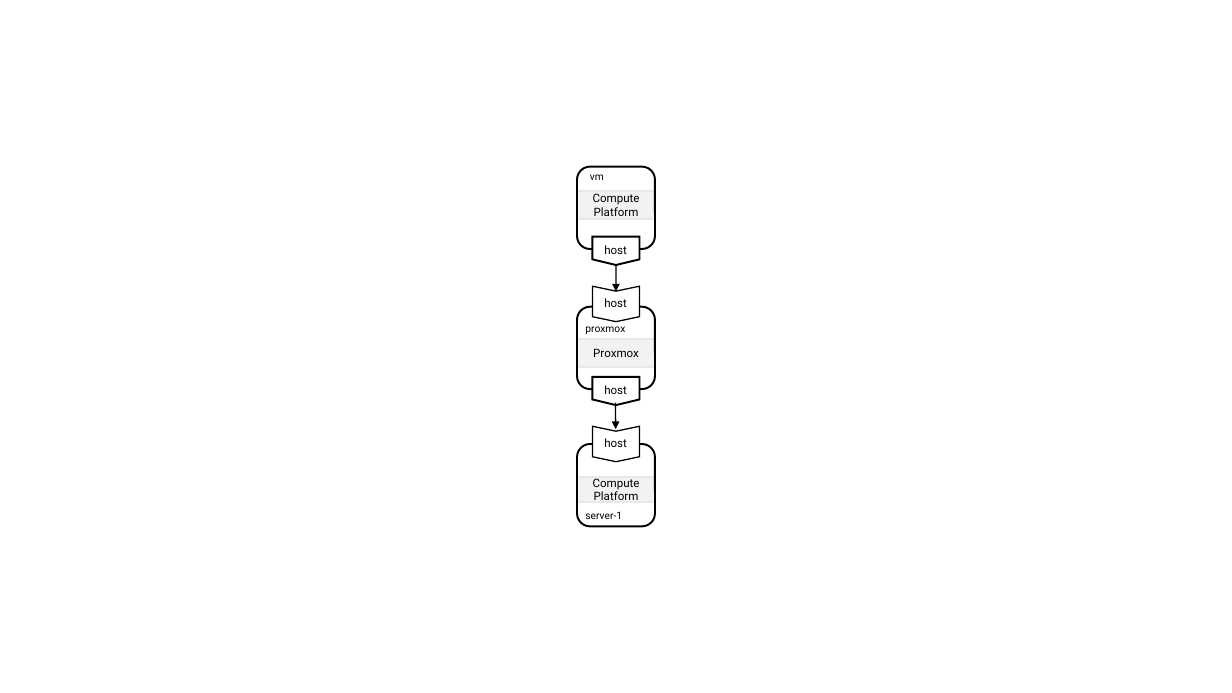
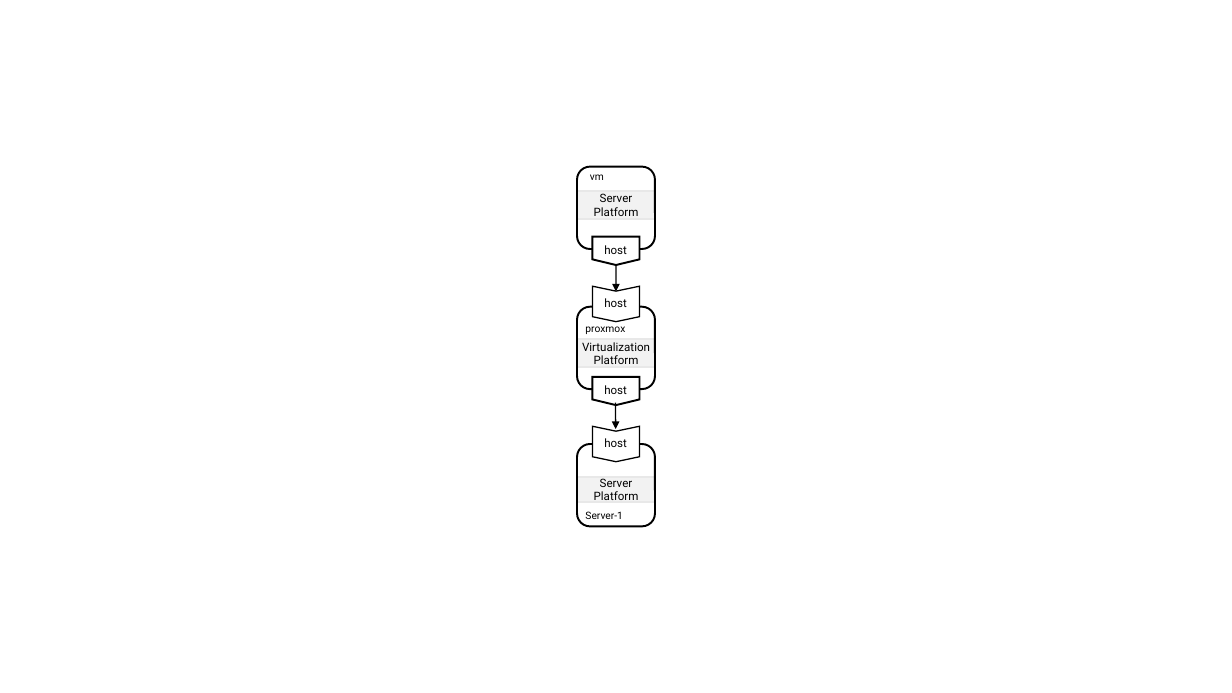
Before and after one commit to oasis-open/tosca-community-contributions, a slide deck: slide 3 of profiles/community/tosca/abstract/platform/sources/platforms.pptx. Drawn at 1232x693 pixels with LibreOffice and Linux fonts; fonts in the diff are those of the drawing. Boxes give left, top, right and bottom in pixels: in the first picture for what was removed or moved away, otherwise in the second. Text is boxed around its words. In the diff, an @@ line names an element or a change of style, - is before the commit and + after.

Commit message:
Update documentation for the abstract Platform profile (#291)
* Rename 'vendor' property to 'product'

* Remove Provider node type and associated capability and relationship types.

* Update documentation of abstract Platform profile to reflect the most recent version of the profile.

* Add files via upload

* Add files via upload

* Correct the links to the figures.
Add questions about substitution mapping.

```diff
--- a/profiles/community/tosca/abstract/platform/sources/platforms.pptx
+++ b/profiles/community/tosca/abstract/platform/sources/platforms.pptx
@@ text in rectangle at box(600, 193, 633, 202): text changed @@
-Compute
+Server
@@ text in rectangle at box(582, 342, 650, 364): text changed @@
-Proxmox
+Virtualization Platform
@@ text in rectangle at box(600, 478, 633, 487): text changed @@
-Compute
+Server
@@ text in rounded rectangle at box(585, 511, 623, 519): text changed @@
-server-1
+Server-1
```
Also in this commit, not shown: 6 other slides changed, 2 slides added, 15 other files.
